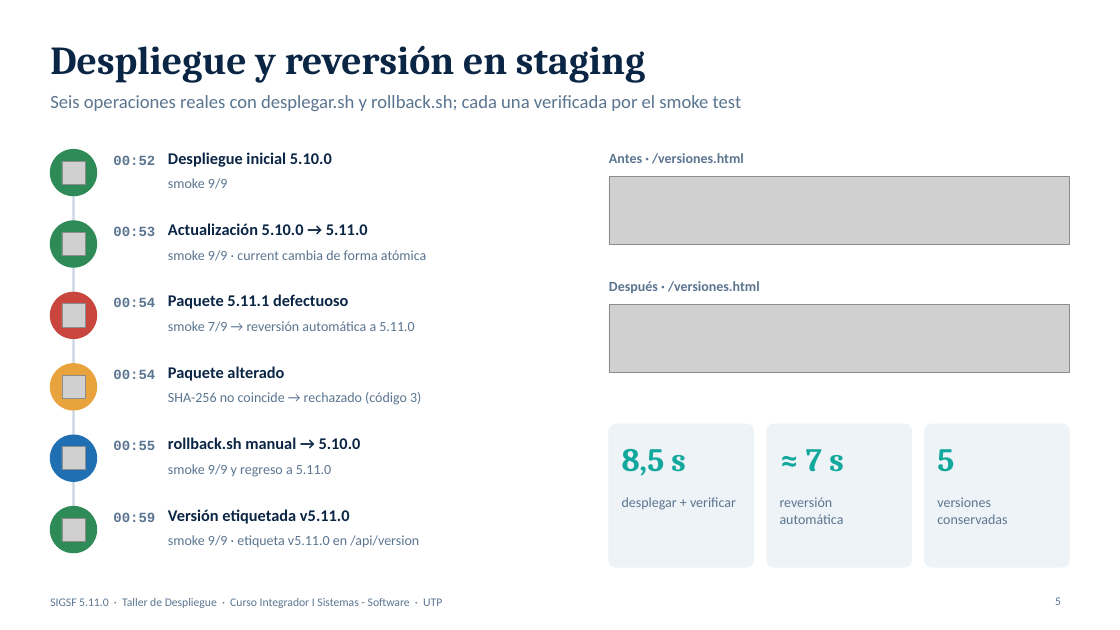
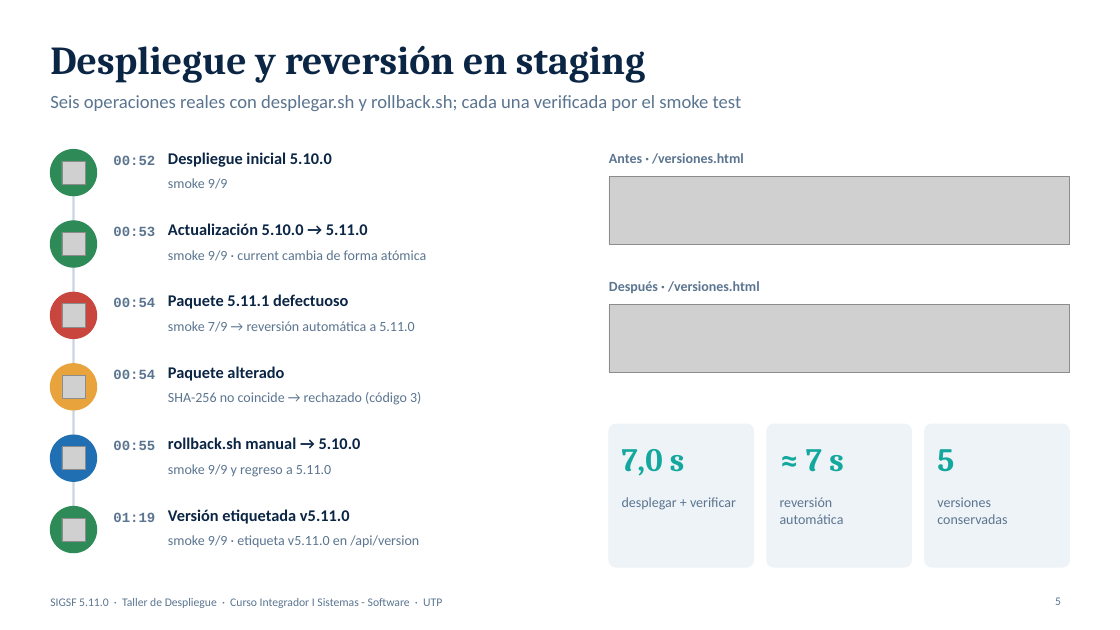
Before and after one commit to MiguelWaa/SistemaFinanciero, a slide deck: slide 5 of docs/presentacion/SIGSF_Despliegue_5min.pptx. Drawn at 1120x630 pixels with LibreOffice and Linux fonts; fonts in the diff are those of the drawing; grey boxes stand for pictures. Boxes give left, top, right and bottom in pixels: in the first picture for what was removed or moved away, otherwise in the second. Text is boxed around its words. In the diff, an @@ line names an element or a change of style, - is before the commit and + after.

```diff
--- a/docs/presentacion/SIGSF_Despliegue_5min.pptx
+++ b/docs/presentacion/SIGSF_Despliegue_5min.pptx
@@ text at (x1=622, y1=449, x2=685, y2=476): text changed @@
-8,5 s
+7,0 s
@@ text at (x1=113, y1=512, x2=155, y2=522): text changed @@
-00:59
+01:19
```
Also in this commit, not shown: 4 other slides changed, 27 other files.
